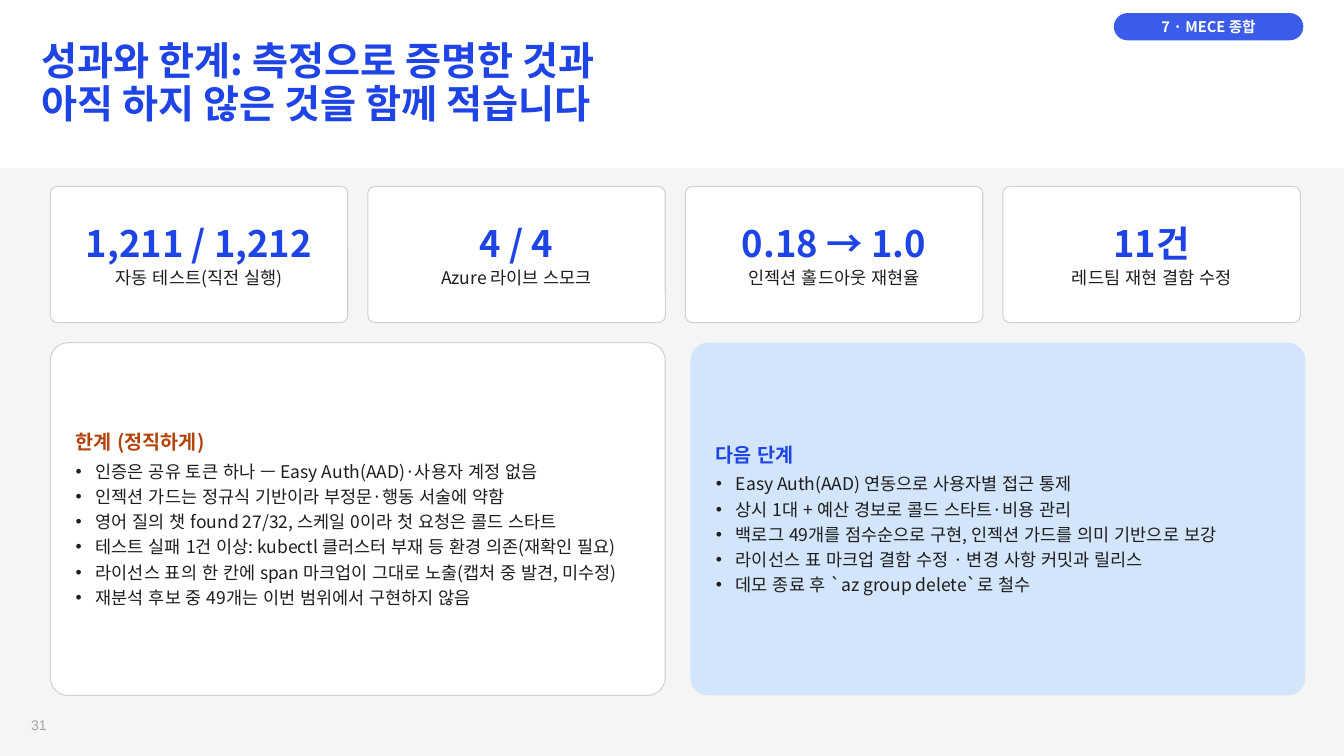
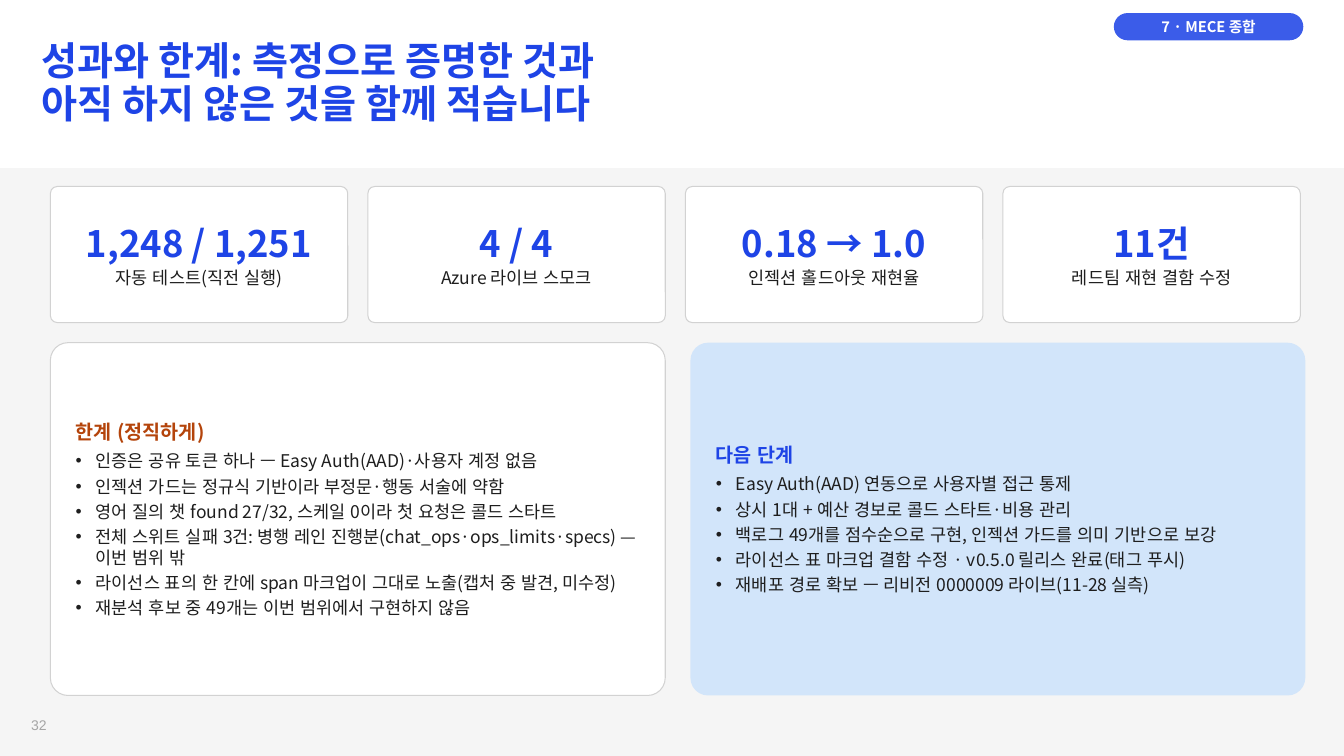
Before and after one commit to Jack-Hwang/beyondthesecurity-sbom, a slide deck: slide 32 of docs/BTS-SBOM_1-6주차_종합_과제.pptx (slide 31 before the commit). Drawn at 1344x756 pixels with LibreOffice and Linux fonts; fonts in the diff are those of the drawing. Boxes give left, top, right and bottom in pixels: in the first picture for what was removed or moved away, otherwise in the second. Text is boxed around its words. In the diff, an @@ line names an element or a change of style, - is before the commit and + after.

```diff
--- a/docs/BTS-SBOM_1-6주차_종합_과제.pptx
+++ b/docs/BTS-SBOM_1-6주차_종합_과제.pptx
@@ text in rounded rectangle at bbox=[86, 229, 312, 265]: text changed @@
-1,211 / 1,212
+1,248 / 1,251
@@ text in rounded rectangle at bbox=[96, 528, 617, 566]: text changed @@
-• 테스트 실패 1건 이상: kubectl 클러스터 부재 등 환경 의존(재확인 필요)
+• 전체 스위트 실패 3건: 병행 레인 진행분(chat_ops·ops_limits·specs) — 이번 범위 밖
@@ text in rounded rectangle at bbox=[736, 551, 1185, 595]: text changed @@
-• 라이선스 표 마크업 결함 수정 · 변경 사항 커밋과 릴리스
-• 데모 종료 후 `az group delete`로 철수
+• 라이선스 표 마크업 결함 수정 · v0.5.0 릴리스 완료(태그 푸시)
+• 재배포 경로 확보 — 리비전 0000009 라이브(11-28 실측)
@@ page number at bbox=[31, 720, 47, 730]: text changed @@
-31
+32
```
Also in this commit, not shown: 2 other slides changed, 2 slides added.
